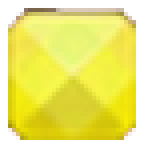
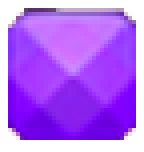
Before/after of a 144 × 152 layered artwork. What changed in the layer stack:
added layer "Layer 2 copy 7" in group "Group 1" over box(8, 8, 136, 140)
showed "Layer 2 copy 6" over box(8, 8, 136, 140)
hid "Layer 2 copy 5" over box(8, 8, 136, 140)
